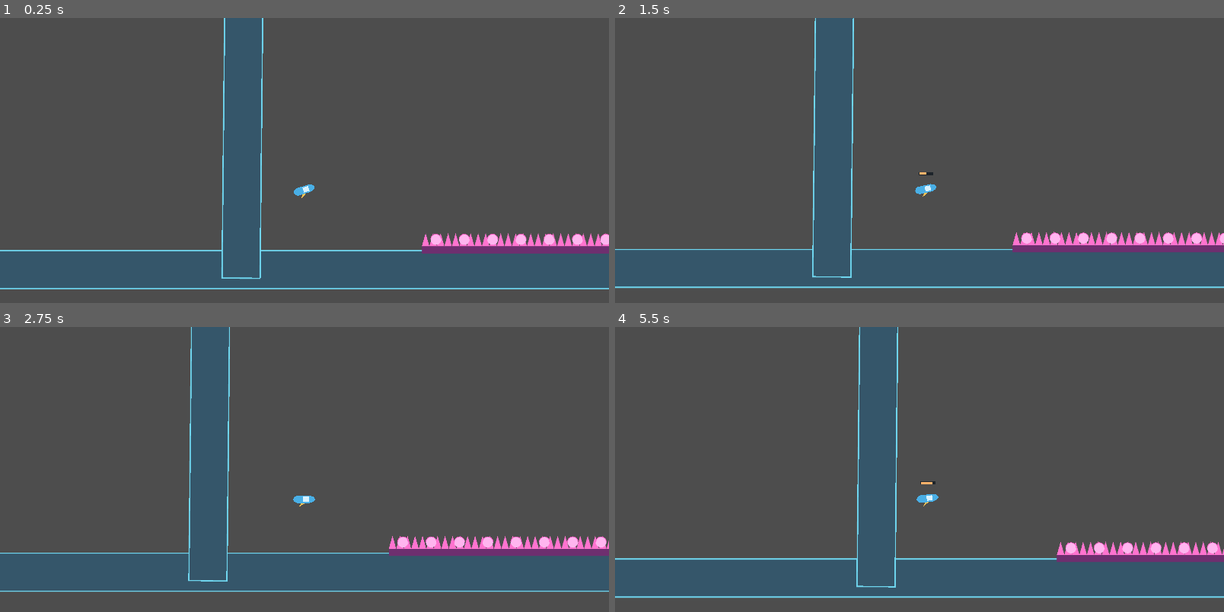
Above: before the commit, frames 1-4 (two rows, left to right).
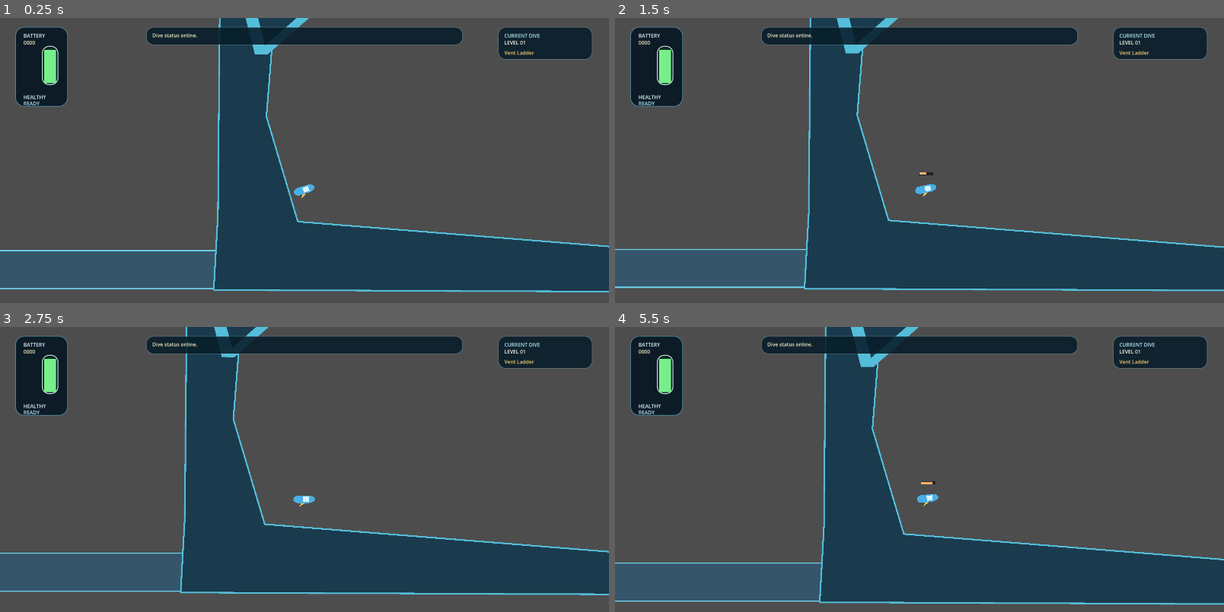
Above: after the commit, the same moments.

Repository: ashtton/scuba-rage-game
Game: Godot game, scene res://scenes/level_01new.tscn
The game is run twice, just before and just after one commit, with the same random seed, the same clock (stepped at 60 frames per second) and the same inputs. This scene is started directly instead of the project's main scene.
Inputs (mouse positions are in pixels of both pictures, inside the frame that each line leads up to):
- Up to frame 1 (0.25 s): no input
- Up to frame 2 (1.5 s): tap Enter at 0.5 s; move the mouse to (1053, 171) at 0.52 s; tap R at 0.6 s; click (1053, 171) at 0.67 s; tap Space at 0.77 s; drag from (797, 206) to (1205, 243) at 1.27 s
- Up to frame 3 (2.75 s): move the mouse to (365, 423) at 2.02 s; tap R at 2.1 s; click (365, 423) at 2.17 s
- Up to frame 4 (5.5 s): drag from (889, 566) to (736, 446) at 2.77 s; move the mouse to (1102, 549) at 3.52 s; tap R at 3.6, 5.1 s; click (1102, 549) at 3.67 s; tap Space at 3.77 s; drag from (736, 446) to (828, 412) at 4.27 s; move the mouse to (949, 498) at 5.02 s; click (949, 498) at 5.17 s

The runs differ from the first frame. In frame 1, 28% of the frame differs, in the area x 2-100%, y 0-97%; in frame 2, 29%; in frame 3, 29%; in frame 4, 31%, in the area x 0-100%, y 0-98%.

Commit message:
more progress on level 1

Diff:
--- /dev/null
+++ b/scenes/components/fan_zone.tscn
@@ -0,0 +1,8 @@
+[gd_scene load_steps=2 format=3]
+
+[ext_resource type="Script" path="res://scripts/components/fan_zone.gd" id="1_script"]
+
+[node name="FanZone" type="Area2D"]
+script = ExtResource("1_script")
+
+[node name="CollisionShape2D" type="CollisionShape2D" parent="."]
--- a/scenes/level_01new.tscn
+++ b/scenes/level_01new.tscn
@@ -3,7 +3,10 @@
 [ext_resource type="PackedScene" path="res://scenes/player.tscn" id="1_jt2hw"]
 [ext_resource type="PackedScene" path="res://scenes/components/spike_strip.tscn" id="1_vlcp2"]
 [ext_resource type="PackedScene" path="res://scenes/components/solid_block.tscn" id="2_xixfx"]
+[ext_resource type="PackedScene" path="res://scenes/components/cave_wall.tscn" id="3_t6k03"]
 [ext_resource type="PackedScene" path="res://scenes/components/slip_stream_zone.tscn" id="4_hwihd"]
+[ext_resource type="PackedScene" path="res://scenes/components/fan_zone.tscn" id="5_3c1xy"]
+[ext_resource type="PackedScene" path="res://scenes/components/level_hud.tscn" id="6_0lcgs"]
 
 [node name="Level 1 Redone" type="Node2D" unique_id=771356984]
 
@@ -12,9 +15,84 @@
 [node name="Hazards" type="Node2D" parent="World" unique_id=455956040]
 position = Vector2(-2676, 485)
 
+[node name="FanZone" parent="World/Hazards" unique_id=607855655 instance=ExtResource("5_3c1xy")]
+position = Vector2(5861, 51)
+rotation = 0.026684957
+flow_mode = 1
+pivot_origin = 1
+pivot_sweep_degrees = 50.0
+pivot_cycles_per_second = 0.05
+size = Vector2(800, 200)
+
+[node name="SlipStreamZone4" parent="World/Hazards" unique_id=1689949833 instance=ExtResource("4_hwihd")]
+position = Vector2(5140, -144)
+rotation = -0.2818977
+size = Vector2(1000, 250)
+flow_vector = Vector2(-300, 0)
+
+[node name="SlipStreamZone" parent="World/Hazards" unique_id=1867774872 instance=ExtResource("4_hwihd")]
+position = Vector2(5084, 348)
+rotation = 0.25490916
+size = Vector2(1000, 250)
+flow_vector = Vector2(-300, 0)
+
+[node name="SlipStreamZone3" parent="World/Hazards" unique_id=358632917 instance=ExtResource("4_hwihd")]
+position = Vector2(5804, 446)
+rotation = -0.019723287
+scale = Vector2(0.99999994, 0.99999994)
+size = Vector2(500, 250)
+flow_vector = Vector2(-300, 0)
+
+[node name="SlipStreamZone2" parent="World/Hazards" unique_id=394433841 instance=ExtResource("4_hwihd")]
+position = Vector2(5844, -280)
+rotation = -0.009861644
+size = Vector2(500, 250)
+flow_vector = Vector2(-300, 0)
+
+[node name="L2GiantJellyCeiling2" parent="World/Hazards" unique_id=1129919786 instance=ExtResource("1_vlcp2")]
+position = Vector2(5127, -312.00018)
+rotation = 2.8181815
+size = Vector2(1180, 60)
+contact_mode = 1
+jellyfish_bounce_speed = 1120.0
+jellyfish_stun_duration = 2.45
+
+[node name="L2GiantJellyCeiling5" parent="World/Hazards/L2GiantJellyCeiling2" unique_id=1684221222 instance=ExtResource("1_vlcp2")]
+position = Vector2(16.599365, -474.31488)
+rotation = 0.35155115
+scale = Vector2(1.0000001, 1.0000001)
+size = Vector2(1180, 60)
+contact_mode = 1
+jellyfish_bounce_speed = 1120.0
+jellyfish_stun_duration = 2.45
+
+[node name="L2GiantJellyCeiling3" parent="World/Hazards/L2GiantJellyCeiling2" unique_id=545273468 instance=ExtResource("1_vlcp2")]
+position = Vector2(371.7611, -687.49536)
+rotation = -2.5846398
+size = Vector2(800, 60)
+contact_mode = 1
+jellyfish_bounce_speed = 1120.0
+jellyfish_stun_duration = 2.45
+
+[node name="L2GiantJellyCeiling3" parent="World/Hazards/L2GiantJellyCeiling2/L2GiantJellyCeiling3" unique_id=171198336 instance=ExtResource("1_vlcp2")]
+position = Vector2(777.7549, -96.61444)
+rotation = -0.26595592
+size = Vector2(800, 60)
+contact_mode = 1
+jellyfish_bounce_speed = 1120.0
+jellyfish_stun_duration = 2.45
+
+[node name="L2GiantJellyCeiling4" parent="World/Hazards/L2GiantJellyCeiling2" unique_id=254324216 instance=ExtResource("1_vlcp2")]
+position = Vector2(-13.909912, -383.2918)
+rotation = -2.9677875
+size = Vector2(1180, 60)
+contact_mode = 1
+jellyfish_bounce_speed = 1120.0
+jellyfish_stun_duration = 2.45
+
 [node name="L1GiantJellyRidgeA" parent="World/Hazards" unique_id=338657896 instance=ExtResource("1_vlcp2")]
-position = Vector2(4366.0005, 424.99988)
-rotation = -0.2617994
+position = Vector2(4438, 462.99988)
+rotation = -0.69744277
 size = Vector2(420, 52)
 contact_mode = 1
 jellyfish_bounce_speed = 1020.0
@@ -28,21 +106,13 @@
 jellyfish_bounce_speed = 1060.0
 jellyfish_stun_duration = 2.35
 
-[node name="L1GiantJellyRightWall" parent="World/Hazards" unique_id=1553250556 instance=ExtResource("1_vlcp2")]
-position = Vector2(4574, -476)
-rotation = 1.5358897
-size = Vector2(760, 50)
+[node name="L1GiantJellyRightWall2" parent="World/Hazards" unique_id=273927706 instance=ExtResource("1_vlcp2")]
+position = Vector2(5859, 47.99951)
+rotation = 1.5306064
+size = Vector2(200, 50)
 contact_mode = 1
 jellyfish_bounce_speed = 1120.0
 jellyfish_stun_duration = 2.6
-
-[node name="L2WallJellyLeft" parent="World/Hazards" unique_id=1922873668 instance=ExtResource("1_vlcp2")]
-position = Vector2(4576, 594)
-rotation = -1.6057029
-size = Vector2(520, 46)
-contact_mode = 1
-jellyfish_bounce_speed = 1020.0
-jellyfish_stun_duration = 2.1
 
 [node name="Walls" type="Node2D" parent="World" unique_id=1345264029]
 
@@ -58,6 +128,74 @@
 position = Vector2(42.999992, 519)
 rotation = -1.5606186
 size = Vector2(1200, 120)
+
+[node name="first-area3" parent="World/Walls" unique_id=1354042501 instance=ExtResource("3_t6k03")]
+position = Vector2(3333, -19)
+polygon_points = PackedVector2Array(1536.0848, -84.63323, 1005.6644, 421.14667, 319.72296, 234.79828, -308.23596, -7.18396, -625.2173, -84.07547, -227.66052, -72.96139, 40.79187, -84.63323)
+
+[node name="CollisionPolygon2D" parent="World/Walls/first-area3" index="0"]
+polygon = PackedVector2Array(1536.0848, -84.63323, 1005.6644, 421.14667, 319.72296, 234.79828, -308.23596, -7.18396, -625.2173, -84.07547, -227.66052, -72.96139, 40.79187, -84.63323)
+
+[node name="VisualFill" parent="World/Walls/first-area3" index="1"]
+color = Color(0.101960786, 0.23137255, 0.3019608, 1)
+polygon = PackedVector2Array(1536.0848, -84.63323, 1005.6644, 421.14667, 319.72296, 234.79828, -308.23596, -7.18396, -625.2173, -84.07547, -227.66052, -72.96139, 40.79187, -84.63323)
+
+[node name="VisualBorder" parent="World/Walls/first-area3" index="2"]
+points = PackedVector2Array(1536.0848, -84.63323, 1005.6644, 421.14667, 319.72296, 234.79828, -308.23596, -7.18396, -625.2173, -84.07547, -227.66052, -72.96139, 40.79187, -84.63323)
+width = 5.0
+default_color = Color(0.32941177, 0.7411765, 0.8509804, 1)
+
+[node name="first-area1" parent="World/Walls" unique_id=2050962819 instance=ExtResource("3_t6k03")]
+position = Vector2(181, 968)
+polygon_points = PackedVector2Array(1468.4963, 87.25159, 1716.313, -113.631546, 2951.9114, 201.6192, -230.19897, 188.16418, -216.78796, -51.768616, -208.86743, -980.1688, -16.59668, -954.4941, -63.985596, -359.4881, 35, -27.499825)
+
+[node name="CollisionPolygon2D" parent="World/Walls/first-area1" index="0"]
+polygon = PackedVector2Array(1468.4963, 87.25159, 1716.313, -113.631546, 2951.9114, 201.6192, -230.19897, 188.16418, -216.78796, -51.768616, -208.86743, -980.1688, -16.59668, -954.4941, -63.985596, -359.4881, 35, -27.499825)
+
+[node name="VisualFill" parent="World/Walls/first-area1" index="1"]
+color = Color(0.101960786, 0.23137255, 0.3019608, 1)
+polygon = PackedVector2Array(1468.4963, 87.25159, 1716.313, -113.631546, 2951.9114, 201.6192, -230.19897, 188.16418, -216.78796, -51.768616, -208.86743, -980.1688, -16.59668, -954.4941, -63.985596, -359.4881, 35, -27.499825)
+
+[node name="VisualBorder" parent="World/Walls/first-area1" index="2"]
+points = PackedVector2Array(1468.4963, 87.25159, 1716.313, -113.631546, 2951.9114, 201.6192, -230.19897, 188.16418, -216.78796, -51.768616, -208.86743, -980.1688, -16.59668, -954.4941, -63.985596, -359.4881, 35, -27.499825)
+width = 5.0
+default_color = Color(0.32941177, 0.7411765, 0.8509804, 1)
+
+[node name="first-area2" parent="World/Walls" unique_id=756866602 instance=ExtResource("3_t6k03")]
+position = Vector2(943, -14.999999)
+scale = Vector2(7.92, 1)
+polygon_points = PackedVector2Array(261.49976, -45.00045, 122.664734, 329.77777, 87.48193, 6.3777046, -46.53247, 10.62545, -106.378296, 427.95685, -120.32828, -4, -83.76526, -57.746563, 101.499756, -62.00045)
+
+[node name="CollisionPolygon2D" parent="World/Walls/first-area2" index="0"]
+position = Vector2(-0.25252524, -9.5367426e-07)
+polygon = PackedVector2Array(261.49976, -45.00045, 122.664734, 329.77777, 87.48193, 6.3777046, -46.53247, 10.62545, -106.378296, 427.95685, -120.32828, -4, -83.76526, -57.746563, 101.499756, -62.00045)
+
+[node name="VisualFill" parent="World/Walls/first-area2" index="1"]
+position = Vector2(2.6515164, -7.999998)
+color = Color(0.101960786, 0.23137255, 0.3019608, 1)
+polygon = PackedVector2Array(261.49976, -45.00045, 122.664734, 329.77777, 87.48193, 6.3777046, -46.53247, 10.62545, -106.378296, 427.95685, -120.32828, -4, -83.76526, -57.746563, 101.499756, -62.00045)
+uv = PackedVector2Array(-120, -60, 120, -60, 120, 60, 24.242432, -6, -120, 60, -120.32828, -4)
+
+[node name="VisualBorder" parent="World/Walls/first-area2" index="2"]
+points = PackedVector2Array(261.49976, -45.00045, 122.664734, 329.77777, 87.48193, 6.3777046, -46.53247, 10.62545, -106.378296, 427.95685, -120.32828, -4, -83.76526, -57.746563, 101.499756, -62.00045)
+width = 5.0
+default_color = Color(0.32941177, 0.7411765, 0.8509804, 1)
+
+[node name="first-area4" parent="World/Walls" unique_id=2048243759 instance=ExtResource("3_t6k03")]
+position = Vector2(4088, 1010)
+polygon_points = PackedVector2Array(-94.22974, -25.850647, 333.40234, -233.72903, 817.7822, 217.01376, -1400.8112, 209.18231, -1421.029, 95.456665)
+
+[node name="CollisionPolygon2D" parent="World/Walls/first-area4" index="0"]
+polygon = PackedVector2Array(-94.22974, -25.850647, 333.40234, -233.72903, 817.7822, 217.01376, -1400.8112, 209.18231, -1421.029, 95.456665)
+
+[node name="VisualFill" parent="World/Walls/first-area4" index="1"]
+color = Color(0.101960786, 0.23137255, 0.3019608, 1)
+polygon = PackedVector2Array(-94.22974, -25.850647, 333.40234, -233.72903, 817.7822, 217.01376, -1400.8112, 209.18231, -1421.029, 95.456665)
+
+[node name="VisualBorder" parent="World/Walls/first-area4" index="2"]
+points = PackedVector2Array(-94.22974, -25.850647, 333.40234, -233.72903, 817.7822, 217.01376, -1400.8112, 209.18231, -1421.029, 95.456665)
+width = 5.0
+default_color = Color(0.32941177, 0.7411765, 0.8509804, 1)
 
 [node name="Player" parent="World" unique_id=1886926597 instance=ExtResource("1_jt2hw")]
 position = Vector2(237, 836)
@@ -75,82 +213,9 @@
 drag_right_margin = 0.0
 drag_bottom_margin = 0.0
 
-[node name="L2GiantJellyFloor2" parent="World" unique_id=1100096671 instance=ExtResource("1_vlcp2")]
-position = Vector2(2343, 1009)
-size = Vector2(1160, 60)
-contact_mode = 1
-jellyfish_bounce_speed = 1140.0
-jellyfish_stun_duration = 2.6
-
-[node name="L2GiantJellyFloor" parent="World/L2GiantJellyFloor2" unique_id=428771423 instance=ExtResource("1_vlcp2")]
-position = Vector2(1156, -2)
-size = Vector2(1160, 60)
-contact_mode = 1
-jellyfish_bounce_speed = 1140.0
-jellyfish_stun_duration = 2.6
-
-[node name="L2GiantJellyFloor2" parent="World/L2GiantJellyFloor2/L2GiantJellyFloor" unique_id=2097818066 instance=ExtResource("1_vlcp2")]
-position = Vector2(-2312, 4)
-size = Vector2(1160, 60)
-contact_mode = 1
-jellyfish_bounce_speed = 1140.0
-jellyfish_stun_duration = 2.6
-
-[node name="L2GiantJellyFloor" parent="World/L2GiantJellyFloor2/L2GiantJellyFloor" unique_id=1264788475 instance=ExtResource("1_vlcp2")]
-position = Vector2(1164, -6)
-size = Vector2(1160, 60)
-contact_mode = 1
-jellyfish_bounce_speed = 1140.0
-jellyfish_stun_duration = 2.6
-
-[node name="L2GiantJellyCeiling" parent="World" unique_id=1669138432 instance=ExtResource("1_vlcp2")]
-position = Vector2(1185, 43)
-rotation = -3.1415925
-size = Vector2(1180, 60)
-contact_mode = 1
-jellyfish_bounce_speed = 1120.0
-jellyfish_stun_duration = 2.45
-
-[node name="L2GiantJellyCeiling" parent="World/L2GiantJellyCeiling" unique_id=1129919786 instance=ExtResource("1_vlcp2")]
-position = Vector2(-1266, -129.99963)
-rotation = -0.32341123
-size = Vector2(1180, 60)
-contact_mode = 1
-jellyfish_bounce_speed = 1120.0
-jellyfish_stun_duration = 2.45
-
-[node name="L2GiantJellyCeiling3" parent="World/L2GiantJellyCeiling" unique_id=545273468 instance=ExtResource("1_vlcp2")]
-position = Vector2(-1246.0001, -960.9998)
-rotation = -2.8641298
-size = Vector2(1180, 60)
-contact_mode = 1
-jellyfish_bounce_speed = 1120.0
-jellyfish_stun_duration = 2.45
-
-[node name="L2GiantJellyCeiling3" parent="World/L2GiantJellyCeiling/L2GiantJellyCeiling3" unique_id=1684221222 instance=ExtResource("1_vlcp2")]
-position = Vector2(52.39734, -403.7964)
-rotation = -3.3909156
-size = Vector2(1180, 60)
-contact_mode = 1
-jellyfish_bounce_speed = 1120.0
-jellyfish_stun_duration = 2.45
-
-[node name="L2GiantJellyCeiling3" parent="World/L2GiantJellyCeiling/L2GiantJellyCeiling3/L2GiantJellyCeiling3" unique_id=254324216 instance=ExtResource("1_vlcp2")]
-position = Vector2(2.7007542, 95.96202)
-rotation = -3.3193386
-size = Vector2(1180, 60)
-contact_mode = 1
-jellyfish_bounce_speed = 1120.0
-jellyfish_stun_duration = 2.45
-
-[node name="SlipStreamZone" parent="." unique_id=1867774872 instance=ExtResource("4_hwihd")]
-position = Vector2(2408, 833)
-rotation = 0.25490916
-size = Vector2(1000, 250)
-flow_vector = Vector2(-300, 0)
-
-[node name="SlipStreamZone" parent="SlipStreamZone" unique_id=1689949833 instance=ExtResource("4_hwihd")]
-position = Vector2(-69.87105, -490.22244)
-rotation = -0.5368068
-size = Vector2(1000, 250)
-flow_vector = Vector2(-300, 0)
+[node name="HUD" parent="." unique_id=38961880 instance=ExtResource("6_0lcgs")]
+
+[editable path="World/Walls/first-area3"]
+[editable path="World/Walls/first-area1"]
+[editable path="World/Walls/first-area2"]
+[editable path="World/Walls/first-area4"]
--- /dev/null
+++ b/scripts/components/fan_zone.gd
@@ -0,0 +1,243 @@
+@tool
+extends SlipStreamZone
+class_name FanZone
+
+enum FlowMode {
+	BLOW,
+	SUCK,
+}
+
+enum PivotOrigin {
+	CENTER,
+	LEFT_EDGE,
+	RIGHT_EDGE,
+	TOP_EDGE,
+	BOTTOM_EDGE,
+}
+
+@export var flow_mode: FlowMode = FlowMode.BLOW:
+	set(value):
+		flow_mode = value
+		_sync_visuals()
+@export var edge_aligned_flow := true:
+	set(value):
+		edge_aligned_flow = value
+		_sync_visuals()
+@export var pivot_origin: PivotOrigin = PivotOrigin.CENTER:
+	set(value):
+		pivot_origin = value
+		_apply_pivot_origin()
+		_sync_visuals()
+
+@export_group("Pivot Rotation")
+@export var pivot_enabled := true:
+	set(value):
+		pivot_enabled = value
+		if not _has_initialized_base:
+			return
+		if not pivot_enabled:
+			rotation = _pivot_base_rotation
+		else:
+			_update_pivot_rotation()
+@export var pivot_sweep_degrees := 45.0:
+	set(value):
+		pivot_sweep_degrees = maxf(value, 0.0)
+		if _has_initialized_base:
+			_update_pivot_rotation()
+@export var pivot_cycles_per_second := 0.0:
+	set(value):
+		pivot_cycles_per_second = maxf(value, 0.0)
+
+@export_group("Movement")
+@export var movement_enabled := false:
+	set(value):
+		movement_enabled = value
+		if not _has_initialized_base:
+			return
+		if not movement_enabled:
+			position = _movement_base_position
+		else:
+			_update_movement_offset()
+@export var movement_offset := Vector2(140.0, 0.0):
+	set(value):
+		movement_offset = value
+		if _has_initialized_base:
+			_update_movement_offset()
+@export var movement_cycles_per_second := 0.3:
+	set(value):
+		movement_cycles_per_second = maxf(value, 0.0)
+
+@export_group("Prototype Visual")
+@export var show_prototype := true:
+	set(value):
+		show_prototype = value
+		queue_redraw()
+@export var blade_count := 4:
+	set(value):
+		blade_count = clampi(value, 3, 8)
+		queue_redraw()
+@export var blade_length := 46.0:
+	set(value):
+		blade_length = maxf(value, 18.0)
+		queue_redraw()
+@export var blade_width := 14.0:
+	set(value):
+		blade_width = maxf(value, 6.0)
+		queue_redraw()
+@export var hub_radius := 11.0:
+	set(value):
+		hub_radius = maxf(value, 6.0)
+		queue_redraw()
+@export var housing_color := Color(0.152941, 0.227451, 0.270588, 0.85):
+	set(value):
+		housing_color = value
+		queue_redraw()
+@export var blade_color := Color(0.572549, 0.827451, 0.905882, 0.92):
+	set(value):
+		blade_color = value
+		queue_redraw()
+@export var hub_color := Color(0.960784, 0.980392, 1.0, 0.95):
+	set(value):
+		hub_color = value
+		queue_redraw()
+
+var _pivot_base_rotation := 0.0
+var _movement_base_position := Vector2.ZERO
+var _pivot_time := 0.0
+var _movement_time := 0.0
+var _has_initialized_base := false
+
+
+func _ready() -> void:
+	super._ready()
+	_apply_pivot_origin()
+	_pivot_base_rotation = rotation
+	_movement_base_position = position
+	_has_initialized_base = true
+	_update_pivot_rotation()
+	_update_movement_offset()
+
+
+func _process(delta: float) -> void:
+	_update_motion(delta)
+	super._process(delta)
+
+
+func _draw() -> void:
+	super._draw()
+	if not show_prototype:
+		return
+
+	var housing_radius := maxf(blade_length + 12.0, hub_radius + 16.0)
+	draw_circle(Vector2.ZERO, housing_radius, housing_color)
+	draw_arc(Vector2.ZERO, housing_radius, 0.0, TAU, 32, edge_color, 3.0, true)
+
+	for i in range(blade_count):
+		var angle := TAU * float(i) / float(blade_count)
+		var direction := Vector2.RIGHT.rotated(angle)
+		var normal := direction.orthogonal()
+		var root := direction * (hub_radius + 2.0)
+		var tip := direction * blade_length
+		var blade := PackedVector2Array([
+			root - normal * blade_width * 0.5,
+			tip,
+			root + normal * blade_width * 0.5,
+		])
+		draw_colored_polygon(blade, blade_color)
+
+	draw_circle(Vector2.ZERO, hub_radius, hub_color)
+	draw_circle(Vector2.ZERO, hub_radius * 0.45, Color(0.117647, 0.168627, 0.211765, 0.95))
+
+
+func _get_effective_flow_vector() -> Vector2:
+	if edge_aligned_flow and pivot_origin != PivotOrigin.CENTER:
+		var local_direction := _get_local_edge_flow_direction()
+		if flow_mode == FlowMode.SUCK:
+			local_direction *= -1.0
+		var flow_magnitude := maxf(flow_vector.length(), 1.0)
+		return local_direction.rotated(global_rotation) * flow_magnitude
+
+	var local_flow := flow_vector if flow_mode == FlowMode.BLOW else -flow_vector
+	return local_flow.rotated(global_rotation)
+
+
+func _sync_geometry() -> void:
+	super._sync_geometry()
+	_apply_pivot_origin()
+
+
+func _particle_position(progress: float, lane: float, direction: Vector2) -> Vector2:
+	return super._particle_position(progress, lane, direction) + _get_zone_center_offset()
+
+
+func _update_motion(delta: float) -> void:
+	if Engine.is_editor_hint():
+		_pivot_base_rotation = rotation
+		_movement_base_position = position
+		return
+
+	if pivot_enabled and pivot_cycles_per_second > 0.0 and pivot_sweep_degrees > 0.0:
+		_pivot_time += delta
+		_update_pivot_rotation()
+	elif not pivot_enabled:
+		rotation = _pivot_base_rotation
+
+	if movement_enabled and movement_cycles_per_second > 0.0 and movement_offset.length_squared() > 0.001:
+		_movement_time += delta
+		_update_movement_offset()
+	elif not movement_enabled:
+		position = _movement_base_position
+
+
+func _update_pivot_rotation() -> void:
+	if not _has_initialized_base:
+		return
+
+	var sweep_radians := deg_to_rad(pivot_sweep_degrees)
+	var phase := _pivot_time * TAU * pivot_cycles_per_second
+	rotation = _pivot_base_rotation + sin(phase) * sweep_radians
+
+
+func _update_movement_offset() -> void:
+	if not _has_initialized_base:
+		return
+
+	var phase := _movement_time * TAU * movement_cycles_per_second
+	position = _movement_base_position + movement_offset * sin(phase)
+
+
+func _apply_pivot_origin() -> void:
+	if not is_node_ready():
+		return
+
+	collision_shape.position = _get_zone_center_offset()
+	queue_redraw()
+
+
+func _get_zone_center_offset() -> Vector2:
+	var half := size * 0.5
+	match pivot_origin:
+		PivotOrigin.LEFT_EDGE:
+			return Vector2(half.x, 0.0)
+		PivotOrigin.RIGHT_EDGE:
+			return Vector2(-half.x, 0.0)
+		PivotOrigin.TOP_EDGE:
+			return Vector2(0.0, half.y)
+		PivotOrigin.BOTTOM_EDGE:
+			return Vector2(0.0, -half.y)
+		_:
+			return Vector2.ZERO
+
+
+func _get_local_edge_flow_direction() -> Vector2:
+	match pivot_origin:
+		PivotOrigin.LEFT_EDGE:
+			return Vector2.RIGHT
+		PivotOrigin.RIGHT_EDGE:
+			return Vector2.LEFT
+		PivotOrigin.TOP_EDGE:
+			return Vector2.DOWN
+		PivotOrigin.BOTTOM_EDGE:
+			return Vector2.UP
+		_:
+			return flow_vector.normalized() if flow_vector.length_squared() > 0.001 else Vector2.RIGHT
--- a/scripts/components/slip_stream_zone.gd
+++ b/scripts/components/slip_stream_zone.gd
@@ -49,14 +49,14 @@
 	if Engine.is_editor_hint():
 		return
 
-	var effective_flow := flow_vector * speed_scale
+	var effective_flow := _get_effective_flow_vector() * speed_scale
 	for body in get_overlapping_bodies():
 		if body is SubmarinePlayer:
 			(body as SubmarinePlayer).velocity += effective_flow * delta
 
 
 func _draw() -> void:
-	var direction := flow_vector.normalized()
+	var direction := _get_effective_flow_vector().normalized()
 	if direction.length_squared() < 0.001:
 		direction = Vector2.RIGHT
 
@@ -118,13 +118,13 @@
 	if _visual_particles.is_empty():
 		return
 
-	var direction := flow_vector.normalized()
+	var direction := _get_effective_flow_vector().normalized()
 	if direction.length_squared() < 0.001:
 		direction = Vector2.RIGHT
 
 	var horizontal_flow := absf(direction.x) >= absf(direction.y)
 	var flow_span := size.x if horizontal_flow else size.y
-	var speed := maxf(flow_vector.length() * speed_scale, 120.0)
+	var speed := maxf(_get_effective_flow_vector().length() * speed_scale, 120.0)
 	var normalized_step := speed * delta / maxf(flow_span, 1.0)
 
 	for particle in _visual_particles:
@@ -150,3 +150,7 @@
 	var px := lerpf(-half.x + margin, half.x - margin, lane)
 	var py := lerpf(-half.y + margin, half.y - margin, progress)
 	return Vector2(px, py)
+
+
+func _get_effective_flow_vector() -> Vector2:
+	return flow_vector
Not shown, added: scripts/components/fan_zone.gd.uid
